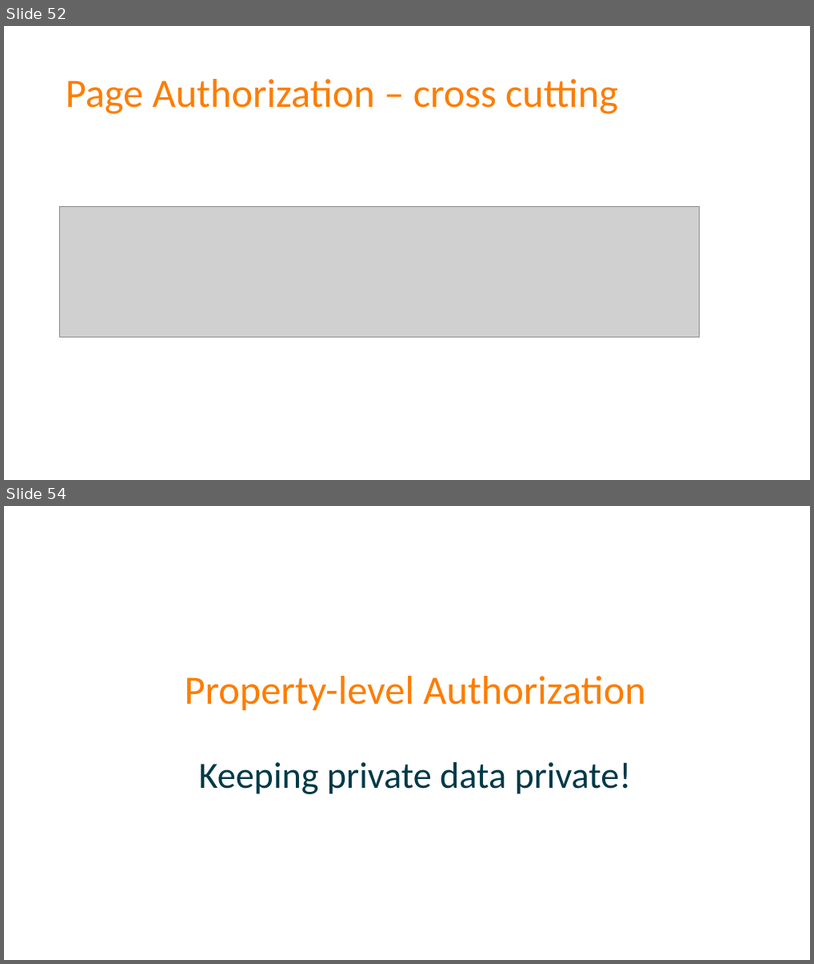
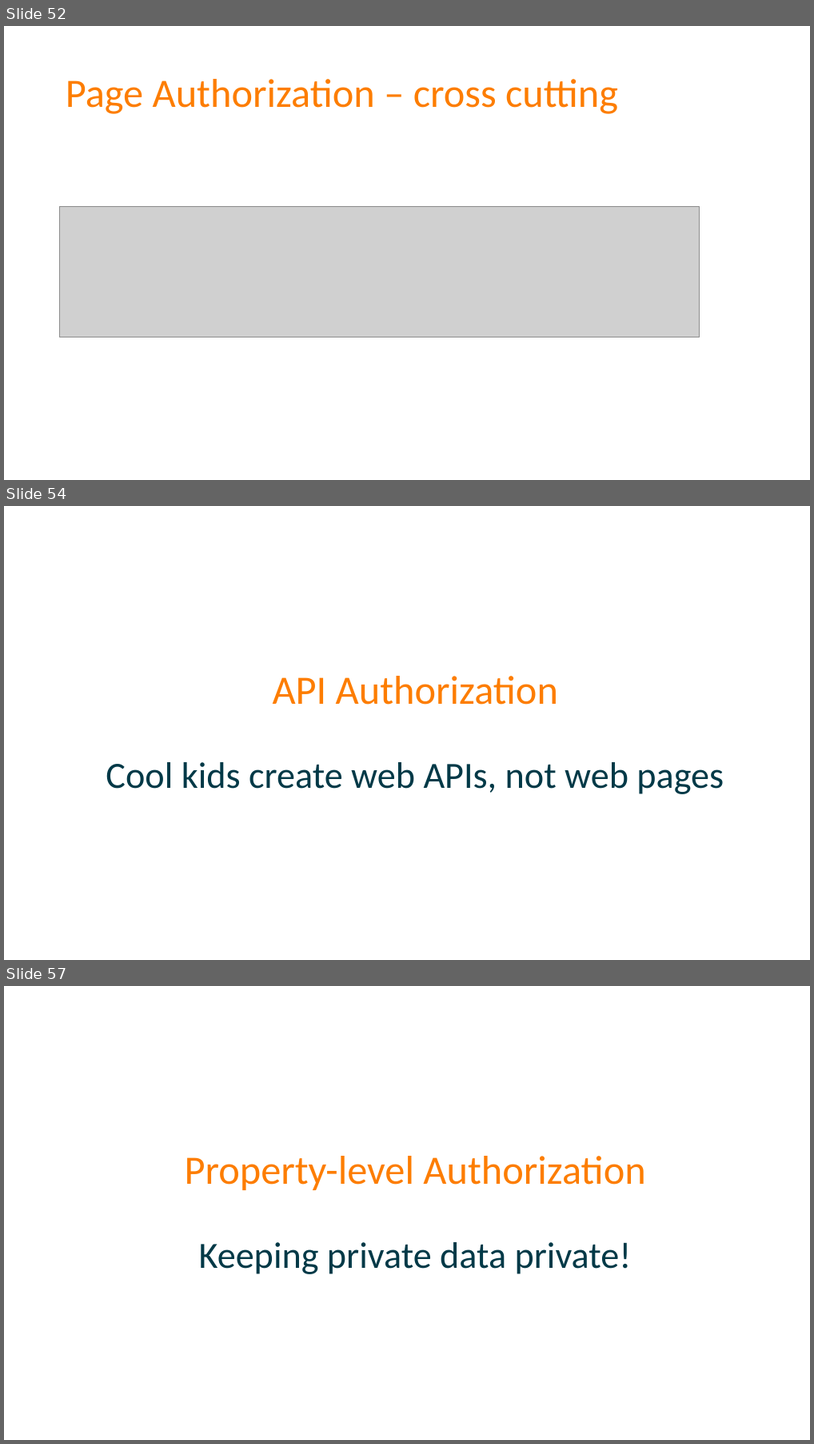
Before and after one commit to spetryjohnson/Talk---Dont-Write-Secure-Code-Design-Secure-Systems, a slide deck: Secure Systems - CodeMash 2017.pptx. Shown one above the other, each under a label of ours: slides 52 and 54 before the commit, slides 52, 54 and 57 after it; the slides between them are not shown. The pictures are 814x964 and 814x1444 pixels, drawn with LibreOffice and Linux fonts; fonts in the diff are those of the drawing; grey boxes stand for pictures. Boxes give left, top, right and bottom in pixels: in the first picture for what was removed or moved away, otherwise in the second. Text is boxed around its words. In the diff, an @@ line names an element or a change of style, - is before the commit and + after.

```diff
--- a/Secure Systems - CodeMash 2017.pptx
+++ b/Secure Systems - CodeMash 2017.pptx
@@ slide 54 added at (x1=4, y1=506, x2=810, y2=960), background #FFFFFF @@
@@ title added at (x1=106, y1=676, x2=724, y2=794), 44 pt, text #013947 @@
+API Authorization
+Cool kids create web APIs, not web pages
@@ what was slide 54 is now slide 57 @@
```
Also in this commit, not shown: 1 slide changed, 4 other slides added, 4 other files.
